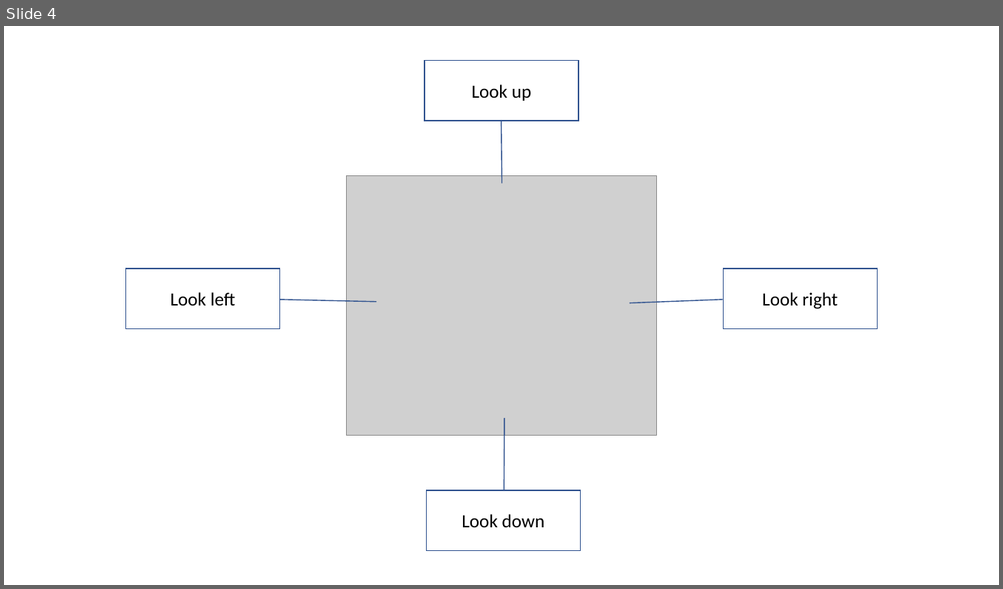
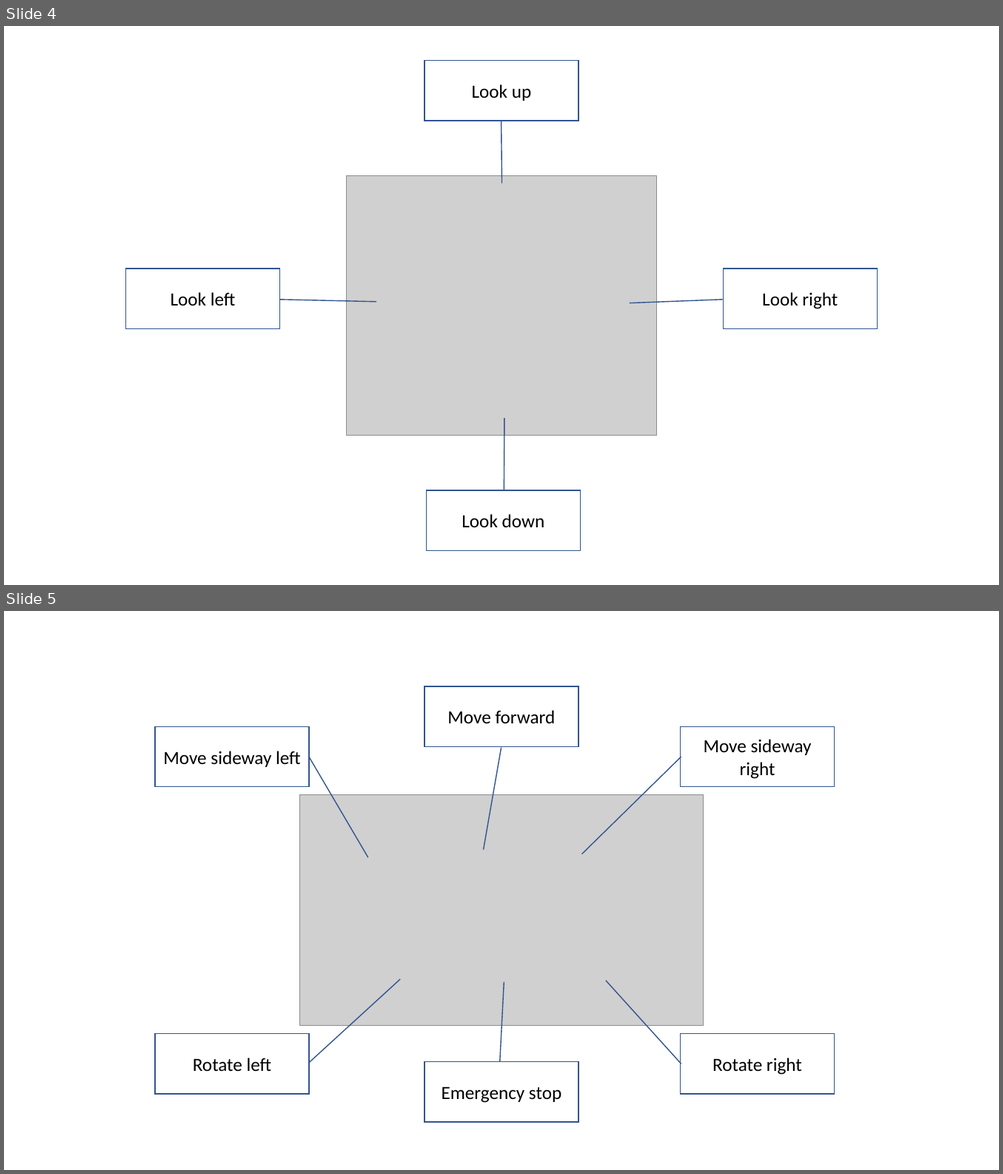
Before and after one commit to tunchunairarko/animus_robot_controller, a slide deck: Instruction screens.pptx. Shown one above the other, each under a label of ours: slide 4 before the commit, slides 4 and 5 after it. The pictures are 1003x589 and 1003x1174 pixels, drawn with LibreOffice and Linux fonts; fonts in the diff are those of the drawing; grey boxes stand for pictures. Boxes give left, top, right and bottom in pixels: in the first picture for what was removed or moved away, otherwise in the second. Text is boxed around its words. In the diff, an @@ line names an element or a change of style, - is before the commit and + after.

```diff
--- a/Instruction screens.pptx
+++ b/Instruction screens.pptx
@@ slide 5 added at box(4, 611, 999, 1170), background #FFFFFF @@
@@ border callout added at box(424, 686, 578, 747), fill #FFFFFF, outline #325491 1 pt, 18 pt, text #000000 @@
+Move forward
@@ border callout added at box(155, 726, 309, 787), fill #FFFFFF, outline #325491 1 pt, 18 pt, text #000000 @@
+Move sideway left
@@ border callout added at box(680, 726, 834, 787), fill #FFFFFF, outline #325491 1 pt, 18 pt, text #000000 @@
+Move sideway right
@@ picture added at box(299, 795, 703, 1026) @@
@@ border callout added at box(155, 1034, 309, 1094), fill #FFFFFF, outline #325491 1 pt, 18 pt, text #000000 @@
+Rotate left
@@ border callout added at box(680, 1034, 834, 1094), fill #FFFFFF, outline #325491 1 pt, 18 pt, text #000000 @@
+Rotate right
@@ border callout added at box(424, 1062, 578, 1123), fill #FFFFFF, outline #325491 1 pt, 18 pt, text #000000 @@
+Emergency stop
```
Also in this commit, not shown: 1 other slide added, 14 other files.
